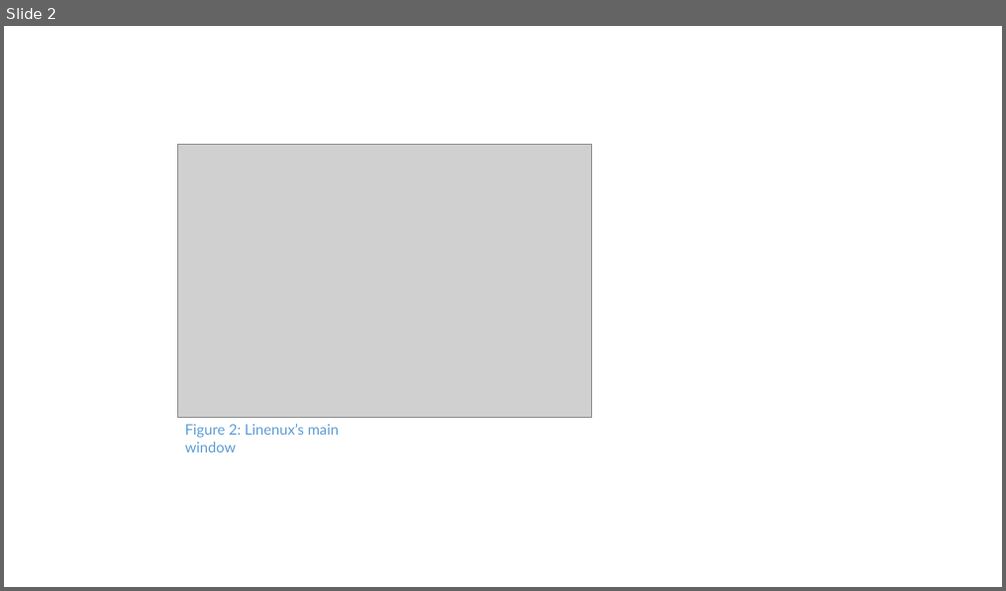
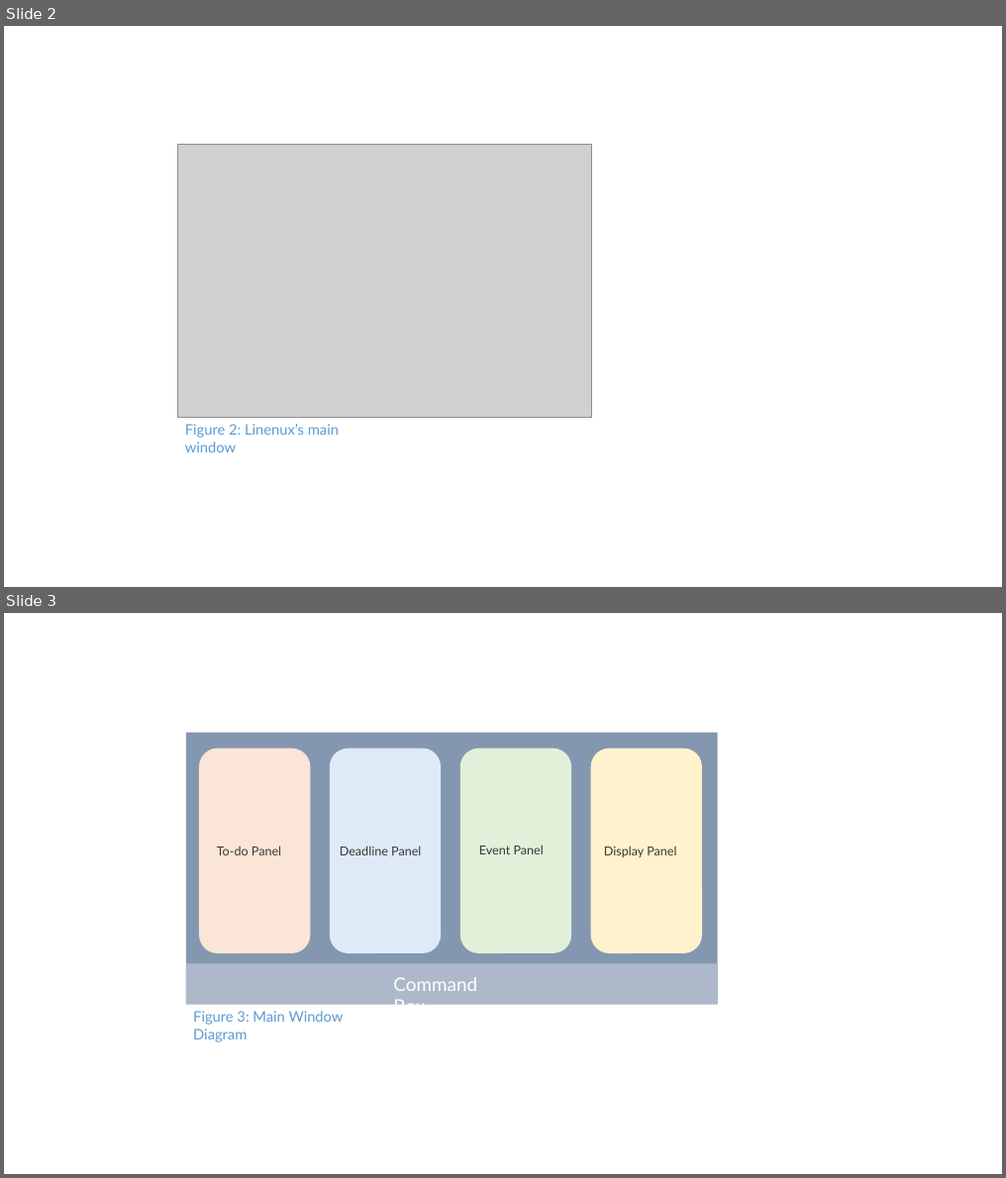
Before and after one commit to CS2103AUG2016-W11-C1/main, a slide deck: doc/UserGuide.pptx. Shown one above the other, each under a label of ours: slide 2 before the commit, slides 2 and 3 after it. The pictures are 1006x591 and 1006x1178 pixels, drawn with LibreOffice and Linux fonts; fonts in the diff are those of the drawing; grey boxes stand for pictures. Boxes give left, top, right and bottom in pixels: in the first picture for what was removed or moved away, otherwise in the second. Text is boxed around its words. In the diff, an @@ line names an element or a change of style, - is before the commit and + after.

```diff
--- a/doc/UserGuide.pptx
+++ b/doc/UserGuide.pptx
@@ slide 3 added at <box>4,613,1002,1174</box>, background #FFFFFF @@
@@ group added at <box>186,733,718,1043</box>: 6 texts, 4 rounded rectangles, 2 rectangles @@
+Figure 3: Main Window Diagram
+Command Box
+To-do Panel
+Deadline Panel
+Event Panel
+Display Panel
```
Also in this commit, not shown: 1 slide removed, 2 other files.
